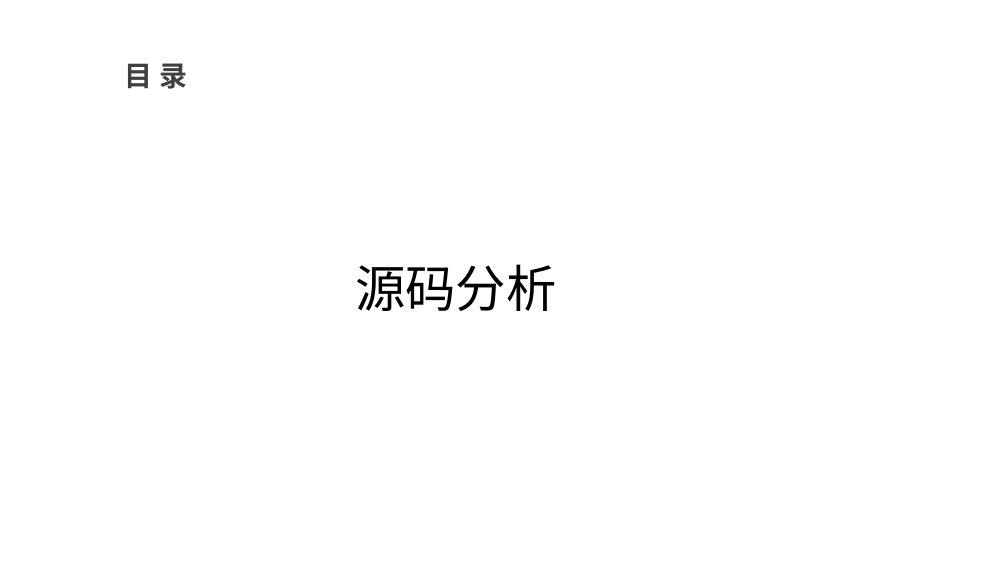
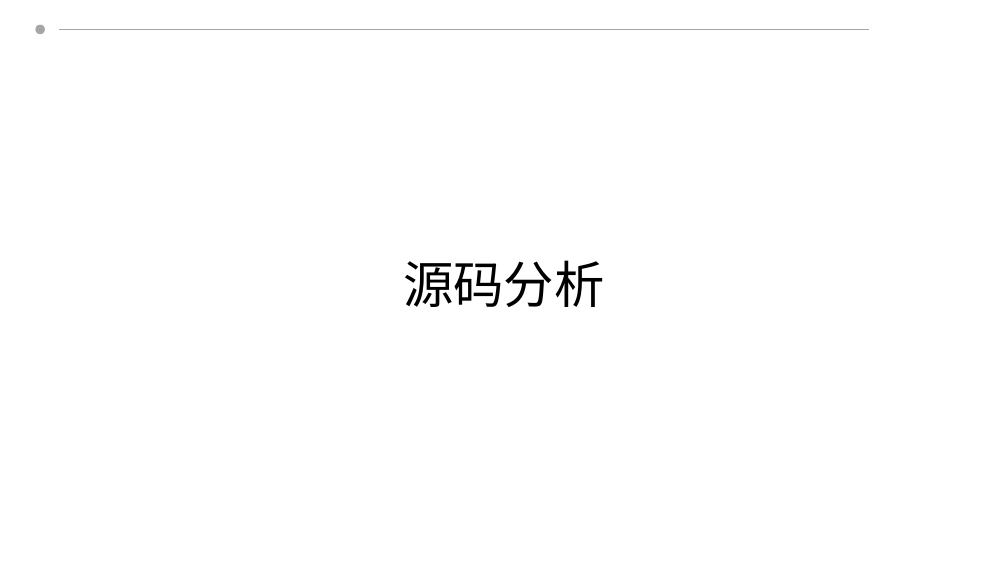
Before and after one commit to ziyanjupan/-ReadingNotes, a slide deck: slide 13 of Ribbon解析 .pptx (slide 9 before the commit). Drawn at 1008x567 pixels with LibreOffice and Linux fonts; fonts in the diff are those of the drawing; background and template pictures are left out. Boxes give left, top, right and bottom in pixels: in the first picture for what was removed or moved away, otherwise in the second. Text is boxed around its words. In the diff, an @@ line names an element or a change of style, - is before the commit and + after.

```diff
--- a/Ribbon解析 .pptx
+++ b/Ribbon解析 .pptx
@@ ellipse added at (x1=35, y1=24, x2=45, y2=34), fill #A6A6A6 @@
@@ line added from (59, 29) to (869, 29), #A6A6A6 0.75 pt @@
@@ text removed at (x1=125, y1=63, x2=187, y2=89) @@
-目 录
@@ text "源码分析" moved from (x1=355, y1=264, x2=557, y2=311) to (x1=403, y1=260, x2=605, y2=307) @@
@@ text "源码分析" at (x1=403, y1=260, x2=605, y2=307): vertical alignment top to middle @@
```
Also in this commit, not shown: 8 other slides changed, 4 slides added, 2 slides removed.
